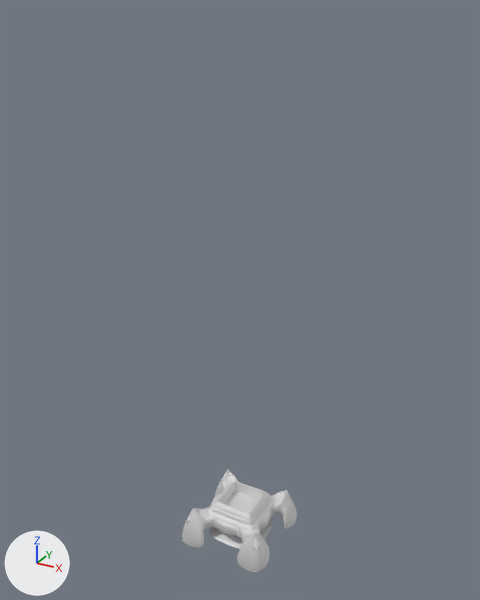
A saved change to the FBX model Assets/Custom Assets/Models/wall/wallbase.fbx.
One viewpoint serves both versions: a camera (50 mm lens) standing at (12.4, -22.6, 24.1) and looking at (-0.2, 0.3, 12.6). The axes (+X, +Y, +Z) are drawn at lower left. The lights are the same throughout. Where no turn or scale is listed for an object, it has been applied to the vertices.

In view in the first picture: 'base', 'rotator'.
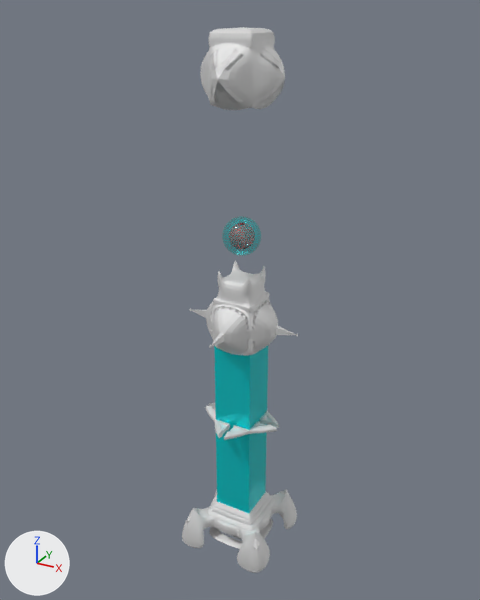
Pixel boxes [x1, y1, x2, y2] of what changed, in the pictures (480 x 600 px):
'beam', added (cyan): after [214, 346, 268, 513]
'capped cap', added: after [200, 27, 285, 110]
'uncapped cap', added: after [206, 260, 278, 356]
'outerorb', added (cyan): after [222, 216, 261, 256]
'attach', added: after [190, 309, 298, 348]
'middle7a', added: after [224, 425, 250, 440]
'middle1', added: after [250, 421, 277, 434]
'middle7', added: after [215, 420, 230, 438]
'middle1a', added: after [260, 411, 279, 428]
'middle5a', added: after [205, 406, 216, 423]

The change, as a diff of the scene's bpy script:
```diff
--- a/Assets/Custom Assets/Models/wall/wallbase.fbx.py
+++ b/Assets/Custom Assets/Models/wall/wallbase.fbx.py
@@ ob_outerorb @@
+ob_outerorb = bpy.data.objects.new('outerorb', me_outerorb)  # 164 vertices, 324 faces; spans x -0.8..0.79, y -0.8..0.8, z -0.83..0.77; in mat_orbaterial (its picture is missing)
+ob_outerorb.location = (0.01, 0.0, 15.63)
@@ ob_middle1 @@
+ob_middle1 = bpy.data.objects.new('middle1', me_middle1)  # 143 vertices, 169 faces; spans x -0.434..0.587, y -0.9..-0.134, z -0.178..0.178; in mat_wallfirst (its picture is missing)
+ob_middle1.location = (1.27, 0.0, 6.94)
@@ ob_middle7 @@
+ob_middle7 = bpy.data.objects.new('middle7', me_middle7)  # 143 vertices, 169 faces; spans x -0.9..-0.134, y -0.587..0.434, z -0.178..0.178; in mat_wallfirst (its picture is missing)
+ob_middle7.location = (0.0, -1.27, 6.94)
@@ ob_attach @@
+ob_attach = bpy.data.objects.new('attach', me_attach)  # 3172 vertices, 3220 faces; spans x -2.63..2.63, y -2.63..2.63, z -0.19..0.18; in mat_wallfirst (its picture is missing)
+ob_attach.location = (0.0, 0.0, 11.74)
@@ ob_capped_cap @@
+ob_capped_cap = bpy.data.objects.new('capped cap', me_capped_cap)  # 1474 vertices, 1527 faces; spans x -1.75..1.75, y -1.75..1.75, z -1.44..1.33; in mat_wallfirst (its picture is missing)
+ob_capped_cap.location = (0.0, 0.0, 22.09)
@@ ob_beam @@
+ob_beam = bpy.data.objects.new('beam', me_beam)  # a box spanning x -0.87..0.87, y -0.85..0.85, z -4.2..4.2; in mat_beamaterial (its picture is missing)
+ob_beam.location = (0.0, 0.0, 6.57)
@@ ob_middle1a @@
+ob_middle1a = bpy.data.objects.new('middle1a', me_middle1_001)  # 143 vertices, 169 faces; spans x -0.434..0.587, y 0.134..0.9, z -0.178..0.178; in mat_wallfirst (its picture is missing)
+ob_middle1a.location = (1.27, 0.0, 6.94)
@@ ob_middle5a @@
+ob_middle5a = bpy.data.objects.new('middle5a', me_middle5_001)  # 143 vertices, 169 faces; spans x -0.587..0.434, y -0.9..-0.134, z -0.178..0.178; in mat_wallfirst (its picture is missing)
+ob_middle5a.location = (-1.27, 0.0, 6.94)
@@ ob_uncapped_cap @@
+ob_uncapped_cap = bpy.data.objects.new('uncapped cap', me_uncapped_cap)  # 1990 vertices, 1968 faces; spans x -1.67..1.67, y -1.67..1.67, z -1.61..2.02; in mat_wallfirst (its picture is missing)
+ob_uncapped_cap.location = (0.0, 0.0, 12.21)
@@ ob_middle7a @@
+ob_middle7a = bpy.data.objects.new('middle7a', me_middle7_001)  # 143 vertices, 169 faces; spans x 0.134..0.9, y -0.587..0.434, z -0.178..0.178; in mat_wallfirst (its picture is missing)
+ob_middle7a.location = (0.0, -1.27, 6.94)
```
